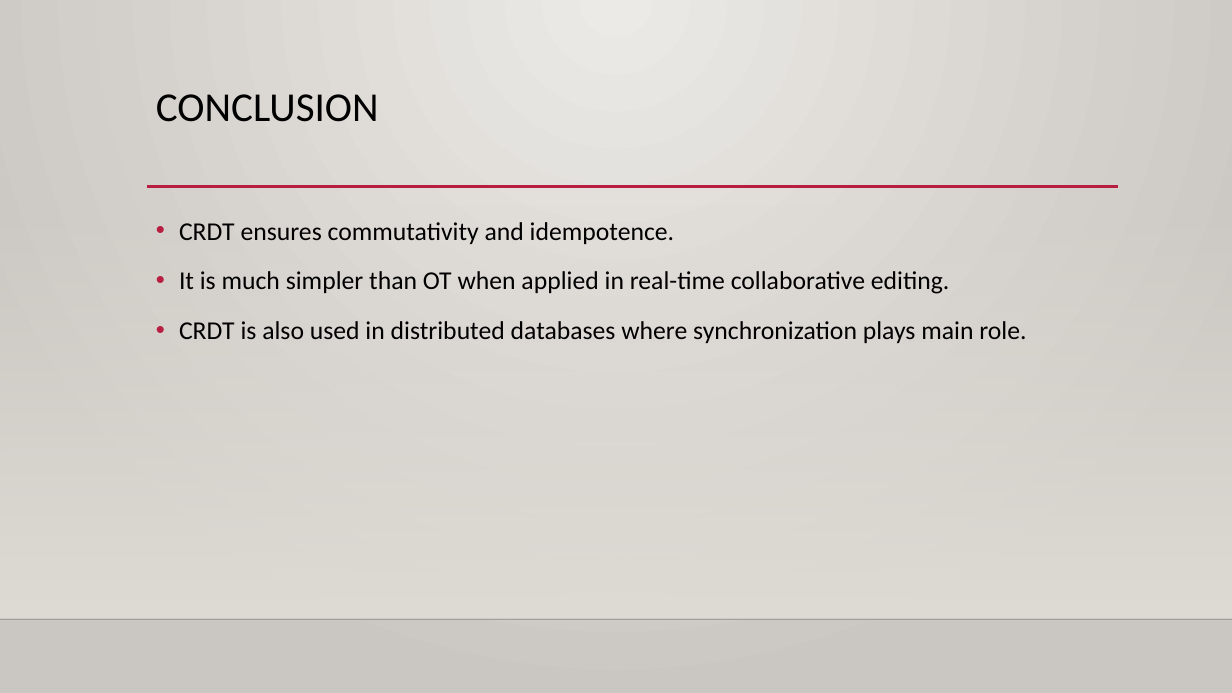
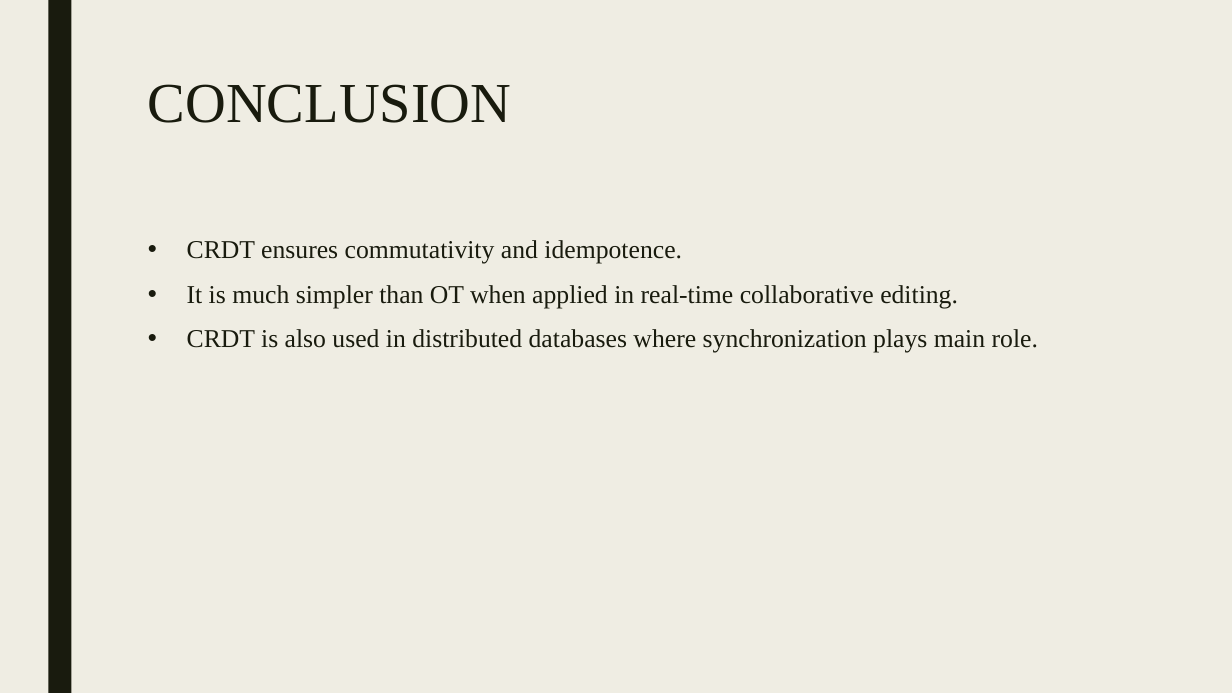
Before and after one commit to azhagumathi/pres, a slide deck: slide 11 of crdt.pptx (slide 32 before the commit). Drawn at 1232x693 pixels with LibreOffice and Linux fonts; fonts in the diff are those of the drawing; background and template pictures are left out. Boxes give left, top, right and bottom in pixels: in the first picture for what was removed or moved away, otherwise in the second. Text is boxed around its words. In the diff, an @@ line names an element or a change of style, - is before the commit and + after.

```diff
--- a/crdt.pptx
+++ b/crdt.pptx
@@ background gradient #ECEAE7 to #CAC7C1 to #EFEDE3 @@
@@ rectangle added at (48, 0, 71, 693), fill #191B0E @@
@@ title "CONCLUSION": place and size @@
-title "CONCLUSION" at (156, 94, 379, 122)
+title "CONCLUSION" at (148, 84, 512, 123)
@@ title "CONCLUSION" at (148, 84, 512, 123): size 32 to 44 pt, font Calibri to Times New Roman, text colour #000000 to #191B0E; line spacing 0.9 to 0.89 @@
@@ rectangle removed at (0, 204, 1232, 619) @@
@@ line removed from (147, 187) to (1118, 187) @@
@@ text "CRDT ensures commutativity and idempotence.": place and size @@
-text "CRDT ensures commutativity and idempotence." at (179, 222, 1026, 343)
+text "CRDT ensures commutativity and idempotence." at (187, 240, 1038, 353)
@@ text "CRDT ensures commutativity and idempotence." at (187, 240, 1038, 353): font Calibri to Times New Roman, text colour #000000 to #191B0E; indent changed; line spacing 1.2 to 0.94; more space between paragraphs @@
@@ line removed from (0, 619) to (1232, 619) @@
```
Also in this commit, not shown: 9 other slides changed, 2 slides added, 22 slides removed, 1 other file.
